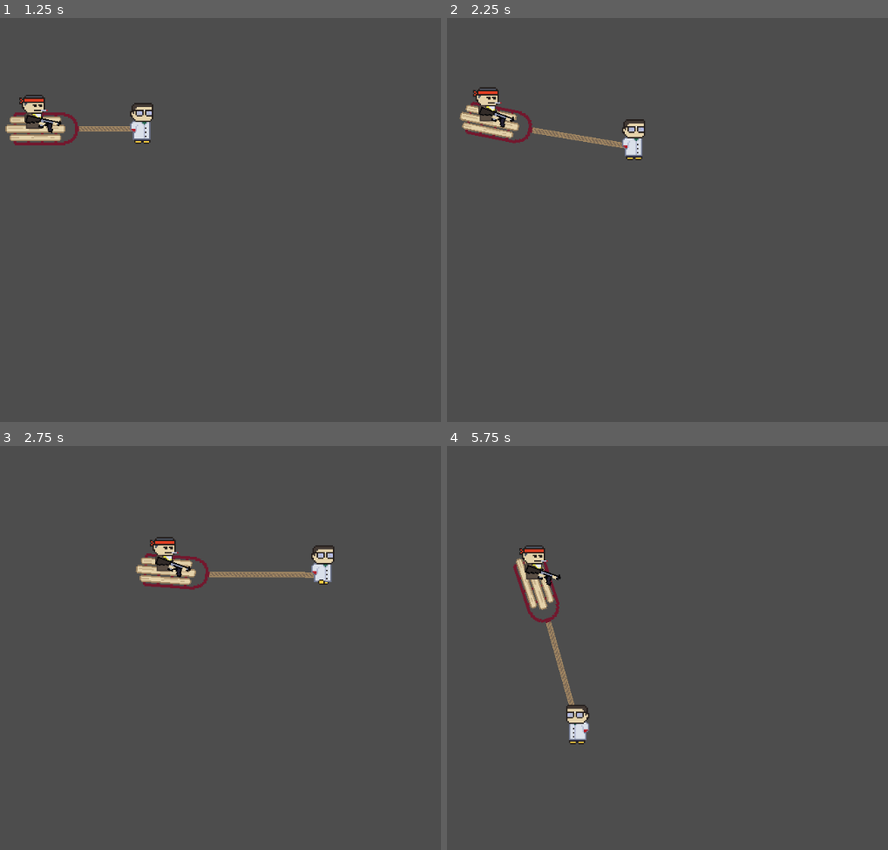
Above: before the commit, frames 1-4 (two rows, left to right).
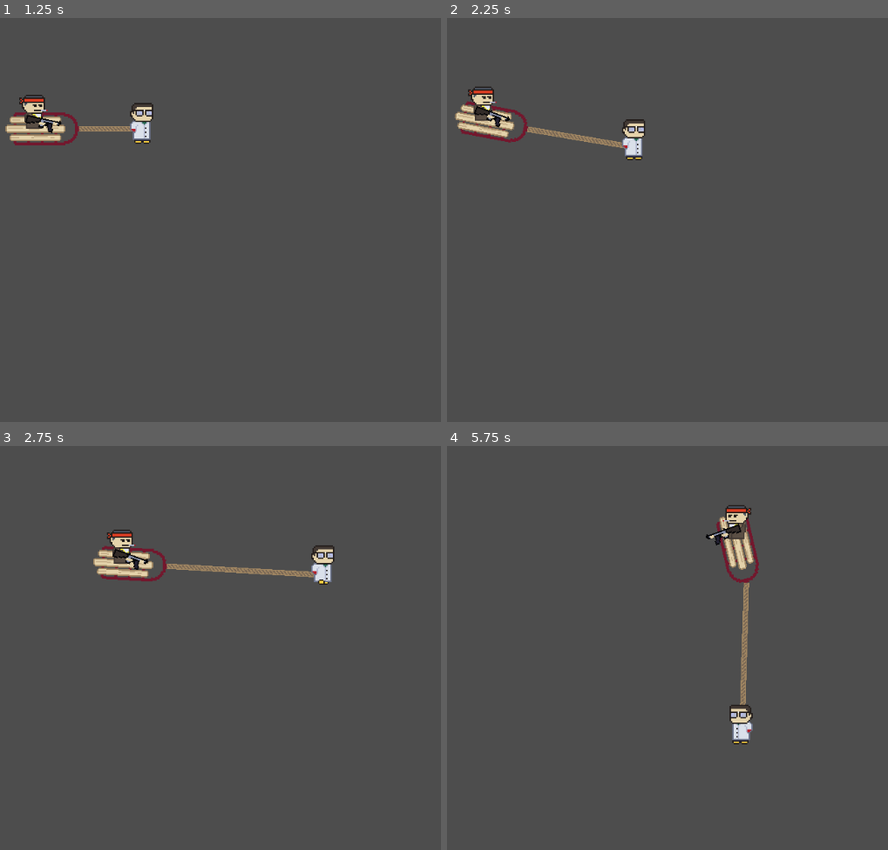
Above: after the commit, the same moments.

Repository: delano-vevo/antigenic-shift
Game: Godot game, scene res://Main.tscn
The game is run twice, just before and just after one commit, with the same random seed, the same clock (stepped at 60 frames per second) and the same inputs.
Inputs (mouse positions are in pixels of both pictures, inside the frame that each line leads up to):
- Up to frame 1 (1.25 s): tap Enter at 0.5 s; move the mouse to (304, 179) at 0.52 s; hold D (move_right) from 0.53 s (still down); tap Space (shift_player) at 0.6 s
- Up to frame 2 (2.25 s): tap Space (shift_player) at 1.25, 1.35, 2.1 s; move the mouse to (460, 228) at 1.27 s; release D (move_right) at 1.28 s; hold S (move_down) 1.28-2.03 s; tap Enter at 2 s; move the mouse to (667, 86) at 2.02 s; hold D (move_right) from 2.03 s (still down)
- Up to frame 3 (2.75 s): keep holding D (move_right)
- Up to frame 4 (5.75 s): move the mouse to (566, 736) at 2.77 s; release D (move_right) at 2.78 s; hold W (move_up) 2.78-3.53 s; tap Space (shift_player) every 0.75 s from 2.85 to 5.1 s; move the mouse to (808, 708) at 3.52 s; hold A (move_left) 3.53-5.03 s; move the mouse to (outside the picture) at 4.27 s; move the mouse to (632, 631) at 5.02 s; hold S (move_down) from 5.03 s (still down)

Frame 1 is identical in both runs. In frame 2, 0.9% of the frame differs, in the area x 1-40%, y 17-32%; in frame 3, 2.5%; in frame 4, 3.6%, in the area x 15-71%, y 14-74%.

Commit message:
Revamped sled movement to be smoother and feel nicer

Diff:
--- a/Entities/Player/PlayerController.tscn
+++ b/Entities/Player/PlayerController.tscn
@@ -3,11 +3,11 @@
 [ext_resource type="Script" uid="uid://n0do5ubms16m" path="res://Entities/Player/player_controller.gd" id="1_tsbpy"]
 [ext_resource type="Texture2D" uid="uid://cxs3tghdihq84" path="res://Entities/Player/Assets/rope.png" id="3_q4nbu"]
 
-[node name="PlayerController" type="Node2D" unique_id=279444740 node_paths=PackedStringArray("wagon_handle")]
+[node name="PlayerController" type="Node2D" unique_id=279444740 node_paths=PackedStringArray("rope_handle")]
 script = ExtResource("1_tsbpy")
-wagon_handle = NodePath("WagonHandleGraphic")
+rope_handle = NodePath("RopeHandleGraphic")
 
-[node name="WagonHandleGraphic" type="Line2D" parent="." unique_id=2007810490]
+[node name="RopeHandleGraphic" type="Line2D" parent="." unique_id=2007810490]
 texture_repeat = 2
 width = 4.0
 texture = ExtResource("3_q4nbu")
--- a/Entities/Player/Scientist/Scientist.tscn
+++ b/Entities/Player/Scientist/Scientist.tscn
@@ -5,6 +5,9 @@
 [ext_resource type="Script" uid="uid://fwffndw7v0rd" path="res://Entities/Player/Scientist/State Machine/scientist_state_machine.gd" id="2_xn4ku"]
 [ext_resource type="Script" uid="uid://cfwhxwept4j61" path="res://Entities/Player/Scientist/State Machine/scientist_state_idle.gd" id="3_n5ncb"]
 [ext_resource type="Script" uid="uid://b77e12tvcljim" path="res://Entities/Player/Scientist/State Machine/scientist_state_running.gd" id="4_7udql"]
+
+[sub_resource type="CapsuleShape2D" id="CapsuleShape2D_ce73x"]
+radius = 7.0
 
 [sub_resource type="Animation" id="Animation_ce73x"]
 length = 0.001
@@ -283,6 +286,7 @@
 node_connections = [&"output", 0, &"MoveStateMachine"]
 
 [node name="Scientist" type="CharacterBody2D" unique_id=800071096 node_paths=PackedStringArray("animation_player", "animation_tree", "state_machine")]
+collision_mask = 2
 script = ExtResource("1_kh60x")
 animation_player = NodePath("AnimationPlayer")
 animation_tree = NodePath("AnimationTree")
@@ -296,6 +300,8 @@
 vframes = 2
 
 [node name="CollisionShape2D" type="CollisionShape2D" parent="." unique_id=556377564]
+position = Vector2(0, -4)
+shape = SubResource("CapsuleShape2D_ce73x")
 
 [node name="ScientistStateMachine" type="Node" parent="." unique_id=2063532163 node_paths=PackedStringArray("idle_state", "running_state", "current_state", "parent")]
 script = ExtResource("2_xn4ku")
--- a/Entities/Player/Sled.tscn
+++ b/Entities/Player/Sled.tscn
@@ -4,9 +4,10 @@
 
 [sub_resource type="CapsuleShape2D" id="CapsuleShape2D_b0sw7"]
 radius = 12.0
-height = 52.0
+height = 42.0
 
 [node name="Sled" type="CharacterBody2D" unique_id=250035303]
+z_index = -1
 collision_layer = 2
 collision_mask = 2
 
@@ -15,6 +16,6 @@
 offset = Vector2(-27, 0)
 
 [node name="CollisionShape2D" type="CollisionShape2D" parent="." unique_id=766139044]
-position = Vector2(-27, 0)
+position = Vector2(-32, 0)
 rotation = 1.5707964
 shape = SubResource("CapsuleShape2D_b0sw7")
--- a/Entities/Player/player_controller.gd
+++ b/Entities/Player/player_controller.gd
@@ -10,12 +10,13 @@
 ## Editor nodes
 @export var scientist: Entity ## The Scientist half of the player duo
 @export var gunner: Entity ## The Gunner half of the player duo
-@export var wagon_handle: Line2D ## The Line representing the wagon's "handle"
+@export var rope_handle: Line2D ## The Line representing the wagon's "handle"
 @export var sled: CharacterBody2D ## The sled upon which the gunner rests
 
 ## Editor variables
 @export var rope_length_max: float = 80.0 ## The maximum length of "slack" that the rope can provide
-@export var friction_coefficient: float = 5.0
+@export var friction_coefficient: float = 5.0 ## The "friction" amount for deceleration on the sled
+@export var sled_accel: float = 500.0 ## The acceleration factor applied to the sled
 
 ## Internal variables
 @onready var current_player: Entity = scientist ## The currently active player Entity in the scene
@@ -36,29 +37,35 @@
 ## Game loop
 func _process(delta: float) -> void:
 	# Set the points on the wagon handle graphic
-	wagon_handle.clear_points()
-	wagon_handle.add_point(scientist.global_position)
-	wagon_handle.add_point(sled.global_position)
+	rope_handle.clear_points()
+	rope_handle.add_point(scientist.global_position)
+	rope_handle.add_point(sled.global_position)
 
 func _physics_process(delta: float) -> void:
 	# Apply the pulling physics to the gunner's cart
 	var player_dist = scientist.global_position.distance_to(sled.global_position)
 	if (player_dist >= rope_length_max):
 		# Pull towards the player
-		var cart_target_dir = sled.position.direction_to(scientist.position)
-		# Accelerate the sled in the direction specified
-		# TODO: this is causing weird snappy rotation when going from 0 - need more robust physics
-		sled.velocity += cart_target_dir * delta * 800.0 # TODO: magic number naughty naughty!
-		# Clamp movement speed at the scientist's run speed for consistency in controls and feeling
-		sled.velocity = sled.velocity.limit_length(scientist.move_speed)
+		var cart_target_dir = sled.global_position.direction_to(scientist.global_position)
+		sled.velocity = sled.velocity.move_toward(cart_target_dir * scientist.move_speed, sled_accel * delta)
 	else:
-		# Apply friction to slow the sled when the player is still
-		sled.velocity.x = move_toward(sled.velocity.x, 0, friction_coefficient * delta * abs(sled.velocity.normalized().x))
-		sled.velocity.y = move_toward(sled.velocity.y, 0, friction_coefficient * delta * abs(sled.velocity.normalized().y))
-	# Rotate the sled to face along its current velocity vector
+		sled.velocity = sled.velocity.move_toward(Vector2.ZERO, friction_coefficient * delta)
+	# Rotate the sled to face the scientist
 	if (sled.velocity != Vector2.ZERO):
-		sled.look_at(sled.position + sled.velocity)
-	#print(sled.velocity)
+		# I really prefer this move_toward solution but I have no clue how to account for the overflow lol :(
+		var targ_angle = sled.velocity.angle()
+		# Check for the fastest path to the target angle by comparing the current delta
+		# with the delta when you add or subtract 360 degrees from the target angle
+		# NOTE: yes, this would probably be cleaner and more performant to just do directly
+		# with radians, but looking at the unit circle makes me cry
+		var t_a = rad_to_deg(targ_angle)
+		var s_r = rad_to_deg(sled.rotation)
+		if (abs(t_a - s_r) > abs(t_a-360 - s_r)):
+			targ_angle -= deg_to_rad(360)
+		elif (abs(t_a - s_r) > abs(t_a+360 - s_r)):
+			targ_angle += deg_to_rad(360)
+		# Apply rotational movement to approach the previously determined optimum angle
+		sled.rotation = move_toward(sled.rotation, targ_angle, 5.0 * delta)
 	# Apply physics movement to the sled
 	sled.move_and_slide()
 	# Override the gunner's rotation every frame to keep him centered on the sled
--- a/Main.tscn
+++ b/Main.tscn
@@ -13,8 +13,9 @@
 scientist = NodePath("../Scientist")
 gunner = NodePath("../Sled/Gunner")
 sled = NodePath("../Sled")
-rope_length_max = 60.0
-friction_coefficient = 200.0
+rope_length_max = 65.0
+friction_coefficient = 500.0
+sled_accel = 400.0
 
 [node name="Camera2D" type="Camera2D" parent="." unique_id=724756508]
 anchor_mode = 0
--- a/project.godot
+++ b/project.godot
@@ -53,6 +53,11 @@
 "events": [Object(InputEventKey,"resource_local_to_scene":false,"resource_name":"","device":-1,"window_id":0,"alt_press …(192 unchanged characters)…
 ]
 }
+debug_1={
+"deadzone": 0.2,
+"events": [Object(InputEventKey,"resource_local_to_scene":false,"resource_name":"","device":-1,"window_id":0,"alt_pressed":false,"shift_pressed":false,"ctrl_pressed":false,"meta_pressed":false,"pressed":false,"keycode":0,"physical_keycode":85,"key_label":0,"unicode":117,"location":0,"echo":false,"script":null)
+]
+}
 
 [layer_names]
 
